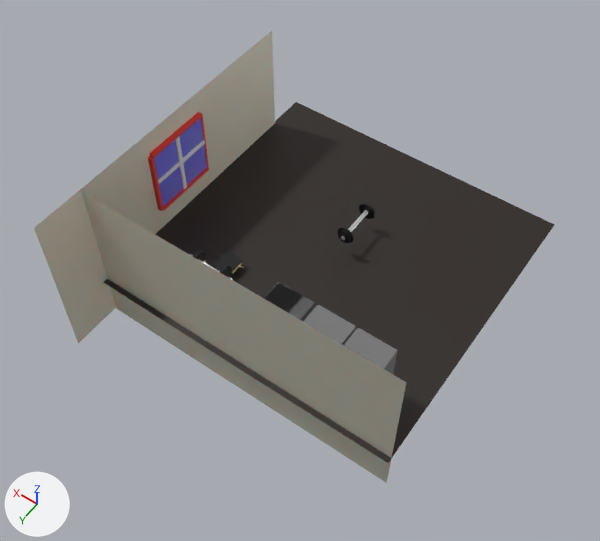
A saved change to the Blender file Documentacao/Cenario/Pedro/PedroCenasHot.blend.
Before and after are seen from a 50 mm camera at (-7.89, 12.54, 18.27) aimed at (0.07, 1.39, 0.74). Lighting does not change. The marker at lower left points along +X, +Y and +Z.

The first picture shows 'Arnarui', 'Janela', 'PESO', 'Plane'.
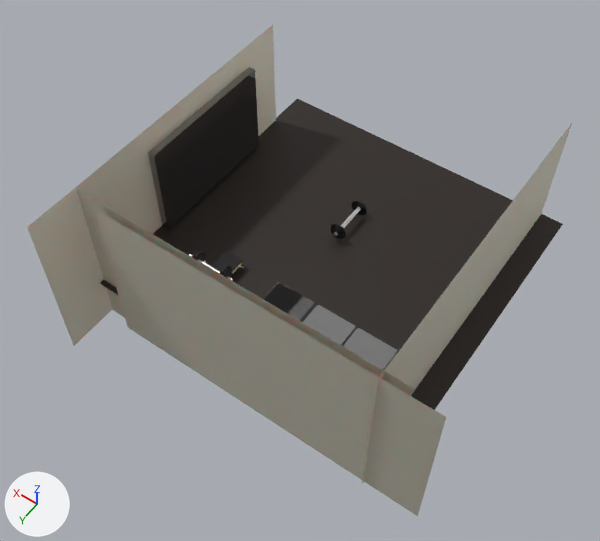
Pixel boxes [x1, y1, x2, y2] of what changed, in the pictures (600 x 541 px):
'Plane', rescaled: before [34, 31, 554, 483]; after [27, 25, 563, 410]
'Plane.001', added: after [93, 123, 572, 516]
'Cube', added: after [148, 67, 259, 229]
'Janela', deleted: before [148, 112, 209, 211]
    faces in mat_janela (blue #6567e7): [154, 118, 207, 207]
    faces in mat_material_007 (red #e7342b): [148, 112, 209, 211]
    faces in mat_janelabarra (white #e7e7e7): [158, 137, 205, 189]
'PESO', moved: before [338, 203, 375, 243]; after [331, 200, 367, 239]

What changed in the scene script:
```text
Add mat_material_001:
    mat_material_001 = principled_material('Material.001')
    mat_material_001.base_color = (0.384, 0.384, 0.384)  # grey #a7a7a7
    mat_material_001.metallic = 1.0
    mat_material_001.roughness = 0.0
Add me_plane_001:
    me_plane_001.from_pydata([(-1.4, 0.55, -0.21), (0.61, 0.55, -0.21), (-1.4, 0.55, 0.28), (0.61, 0.55, 0.28), (0.59, -1.15, -0.21), (0.59, 0.88, -0.21), (0.59, -1.15, 0.28), (0.59, 0.88, 0.28)], [], [(0, 1, 3, 2), (4, 6, 7, 5)])
    me_plane_001.materials.append(mat_material_009)  # light grey #ddd3c2
Add me_cube_004:
    me_cube_004.from_pydata(...)  # a box spanning x -1.0..1.0, y -1.0..1.0, z -1.0..1.0
    me_cube_004.materials.append(mat_material_001)  # grey #a7a7a7
Change ob_plane:
    ob_plane.scale: (4.63, 4.58, 10.0) -> (4.76, 4.71, 10.3)
Remove ob_janela:
    ob_janela = bpy.data.objects.new('Janela', me_cube_001)
    ob_janela.location = (4.5, 0.9, 1.83)
    ob_janela.scale = (-0.0324, 1.0, 1.0)
Change ob_peso:
    ob_peso.location: (-64.88, 34.6, 6.97) -> (-64.43, 34.26, 6.51)
Add ob_plane_001:
    ob_plane_001 = bpy.data.objects.new('Plane.001', me_plane_001)
    ob_plane_001.location = (-1.54, 1.73, 0.71)
    ob_plane_001.rotation_euler = (0.0, 0.0, 1.571)  # degrees (0, 0, 90)
    ob_plane_001.scale = (4.76, 4.71, 10.3)
Add ob_cube:
    ob_cube = bpy.data.objects.new('Cube', me_cube_004)
    ob_cube.location = (4.45, -0.2, 1.54)
    ob_cube.scale = (0.107, 2.16, 1.47)
```
